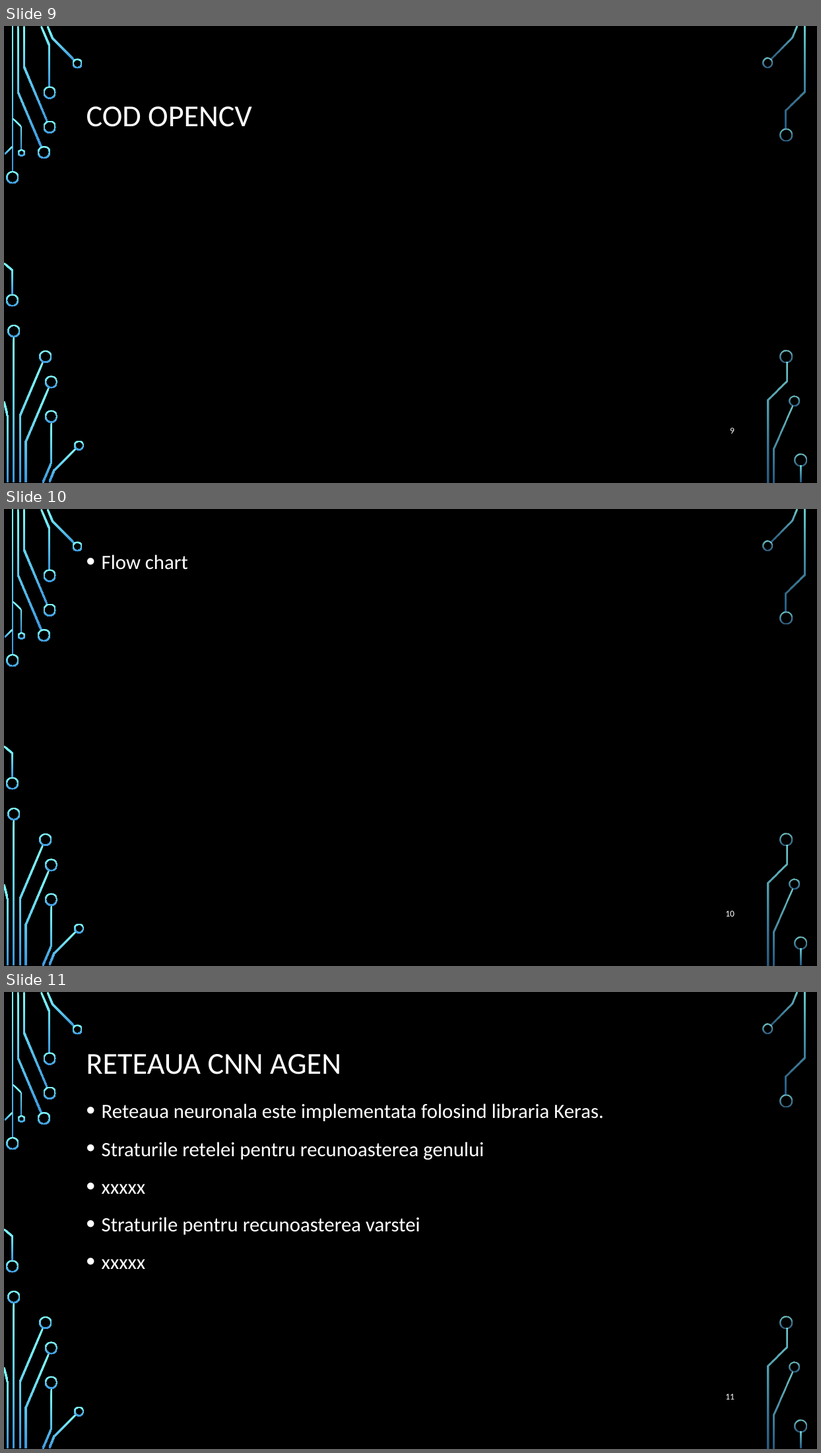
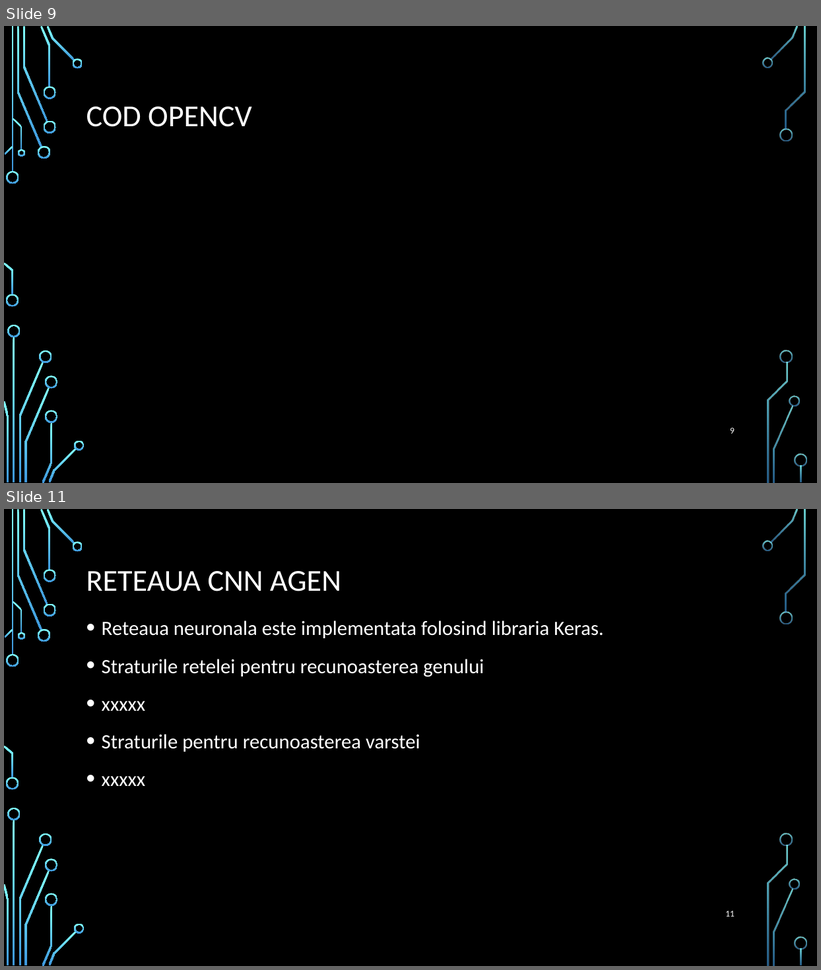
Before and after one commit to cristi-dorneanu/Agen, a slide deck: Licenta2018DorneanuCristian/AGEN.pptx. Shown one above the other, each under a label of ours: slides 9, 10 and 11 before the commit, slides 9 and 11 after it; the slides between them are not shown. The pictures are 821x1453 and 821x970 pixels, drawn with LibreOffice and Linux fonts; fonts in the diff are those of the drawing; background and template pictures are left out. Boxes give left, top, right and bottom in pixels: in the first picture for what was removed or moved away, otherwise in the second. Text is boxed around its words. In the diff, an @@ line names an element or a change of style, - is before the commit and + after.

```diff
--- a/Licenta2018DorneanuCristian/AGEN.pptx
+++ b/Licenta2018DorneanuCristian/AGEN.pptx
@@ slide 10 removed at box(4, 509, 817, 966), background picture (left out); not listed: 36 template elements that a slide beside it also shows @@
@@ text removed at box(102, 555, 188, 570) @@
-• Flow chart
@@ page number removed at box(725, 911, 735, 917) @@
-10
```
Also in this commit, not shown: 1 slide changed, 2 slides added, 1 other slide removed, 16 other files.
